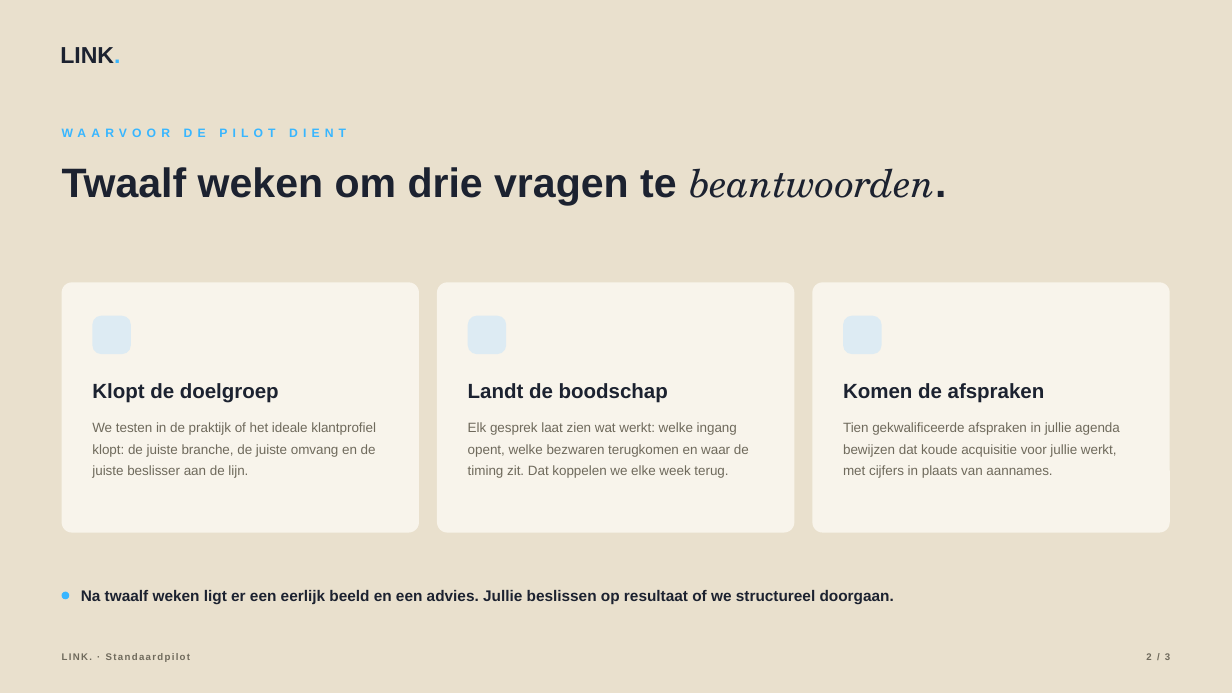
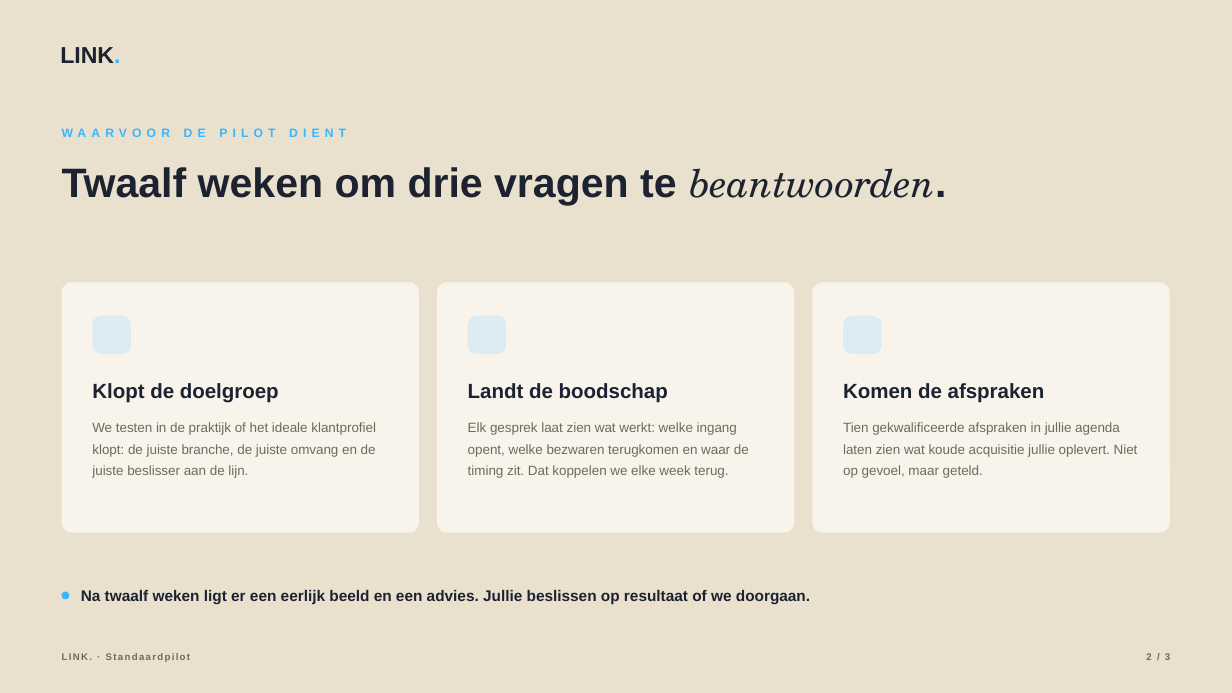
Before and after one commit to hens-lang/Test, a slide deck: slide 2 of output/LINK. standaardpilot.pptx. Drawn at 1232x693 pixels with LibreOffice and Linux fonts; fonts in the diff are those of the drawing; background and template pictures are left out. Boxes give left, top, right and bottom in pixels: in the first picture for what was removed or moved away, otherwise in the second. Text is boxed around its words. In the diff, an @@ line names an element or a change of style, - is before the commit and + after.

```diff
--- a/output/LINK. standaardpilot.pptx
+++ b/output/LINK. standaardpilot.pptx
@@ text at (843, 422, 1138, 478): text changed @@
-Tien gekwalificeerde afspraken in jullie agenda bewijzen dat koude acquisitie voor jullie werkt, met cijfers in plaats van aannames.
+Tien gekwalificeerde afspraken in jullie agenda laten zien wat koude acquisitie jullie oplevert. Niet op gevoel, maar geteld.
@@ text at (81, 590, 810, 605): text changed @@
-Na twaalf weken ligt er een eerlijk beeld en een advies. Jullie beslissen op resultaat of we structureel doorgaan.
+Na twaalf weken ligt er een eerlijk beeld en een advies. Jullie beslissen op resultaat of we doorgaan.
```
Also in this commit, not shown: 2 other slides changed, 17 other files.
